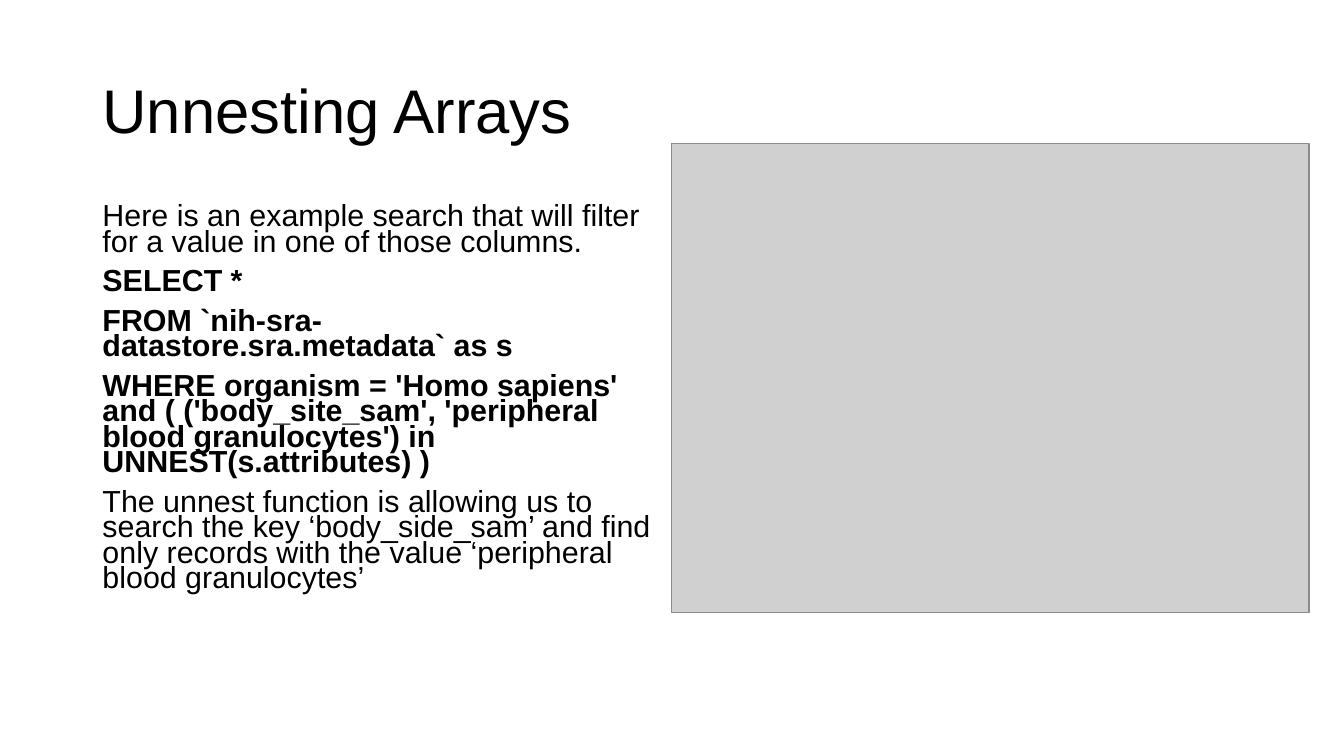
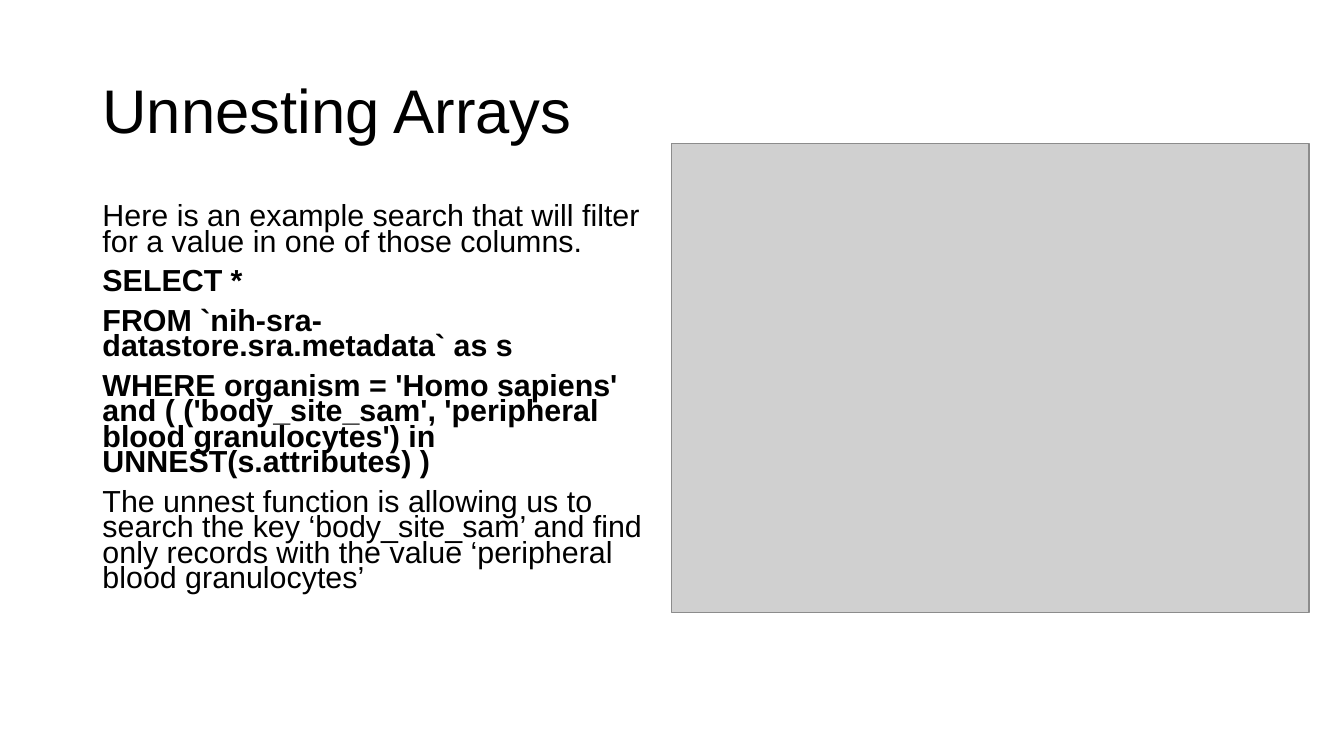
Before and after one commit to ncbi/ASHG-Workshop-2021, a slide deck: slide 29 of ASHG_GCP.pptx (slide 30 before the commit). Drawn at 1344x756 pixels with LibreOffice and Linux fonts; fonts in the diff are those of the drawing; grey boxes stand for pictures; background and template pictures are left out. Boxes give left, top, right and bottom in pixels: in the first picture for what was removed or moved away, otherwise in the second. Text is boxed around its words. In the diff, an @@ line names an element or a change of style, - is before the commit and + after.

```diff
--- a/ASHG_GCP.pptx
+++ b/ASHG_GCP.pptx
@@ text at <box>102,490,642,594</box>: text changed @@
-The unnest function is allowing us to search the key ‘body_side_sam’ and find only records with the value ‘peripheral blood granulocytes’
+The unnest function is allowing us to search the key ‘body_site_sam’ and find only records with the value ‘peripheral blood granulocytes’
```
Also in this commit, not shown: 8 other slides changed, 1 slide removed.
